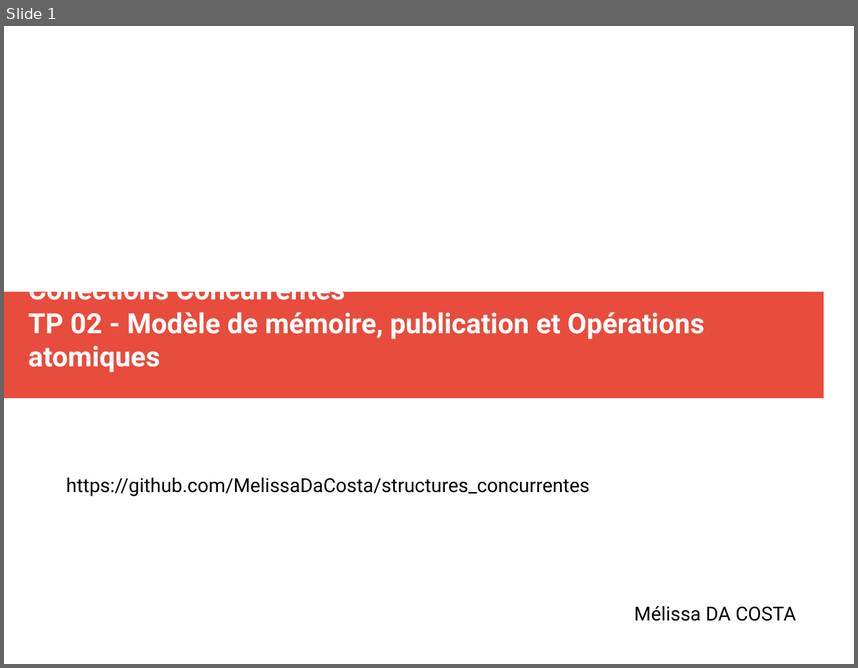
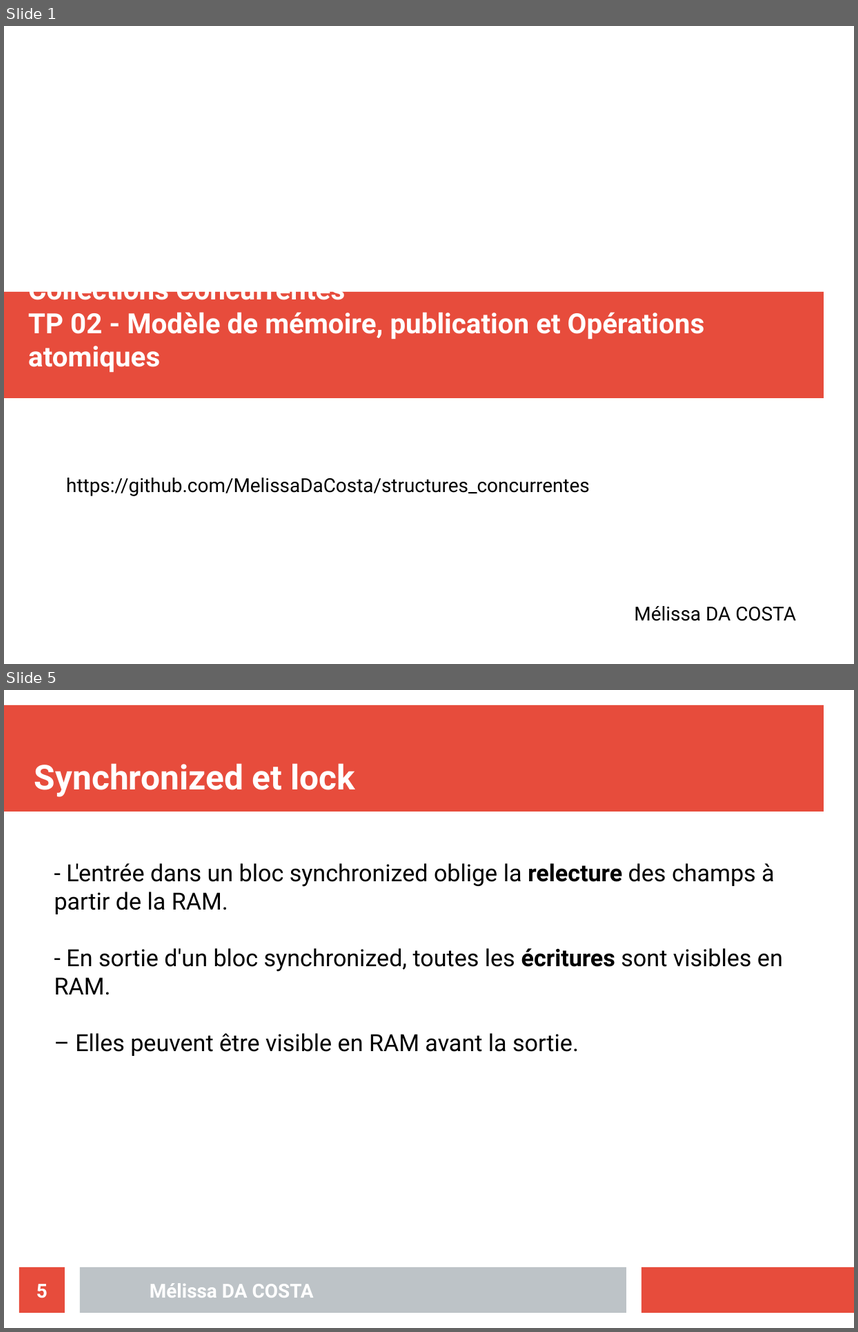
Before and after one commit to MelissaDaCosta/struct_conc, a slide deck: TP2/Mélissa_DA_COSTA_slides_TP02.odp. Shown one above the other, each under a label of ours: slide 1 before the commit, slides 1 and 5 after it; the slides between them are not shown. The pictures are 858x668 and 858x1332 pixels, drawn with LibreOffice and Linux fonts; fonts in the diff are those of the drawing. Boxes give left, top, right and bottom in pixels: in the first picture for what was removed or moved away, otherwise in the second. Text is boxed around its words. In the diff, an @@ line names an element or a change of style, - is before the commit and + after.

```diff
--- a/TP2/Mélissa_DA_COSTA_slides_TP02.odp
+++ b/TP2/Mélissa_DA_COSTA_slides_TP02.odp
@@ slide 5 added at box(4, 690, 854, 1328), background #FFFFFF @@
@@ rectangle added at box(4, 705, 824, 812), fill #E74C3C @@
@@ title added at box(34, 763, 355, 797), 32 pt, text #FFFFFF, bold @@
+Synchronized et lock
@@ text added at box(54, 863, 783, 1056), 22 pt, text #000000 @@
+- L'entrée dans un bloc synchronized oblige la relecture des champs à partir de la RAM.
+- En sortie d'un bloc synchronized, toutes les écritures sont visibles en RAM.
+– Elles peuvent être visible en RAM avant la sortie.
@@ page number added at box(19, 1267, 65, 1312), fill #E74C3C, 18 pt, text #FFFFFF, bold @@
+5
@@ rectangle added at box(80, 1267, 626, 1312), fill #BDC3C7 @@
@@ rectangle added at box(642, 1267, 854, 1312), fill #E74C3C @@
@@ text added at box(150, 1283, 314, 1297), 18 pt, text #FFFFFF, bold @@
+Mélissa DA COSTA
```
Also in this commit, not shown: 5 slides changed, 1 other slide added, 1 slide removed, 8 other files.
